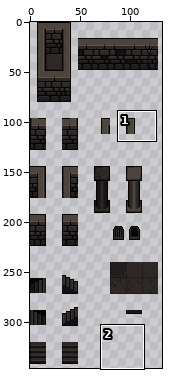
Edited in one commit: sprite sheet (Developpement/front/assets/img/map/AssetsDG.png). Above, an overview of the earlier version with the close-up marked.
Close-up. Before:
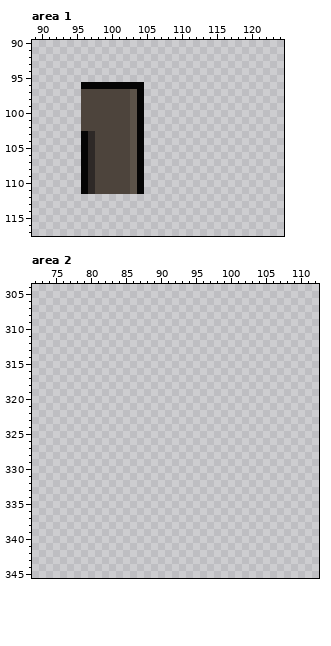
The file is 144x352 pixels. Colours within 5 levels of each other are drawn and written as one. Shown: area 1: x 89..124, y 90..117; area 2: x 72..112, y 304..345. The wide view leaves out empty margins.
After the commit:
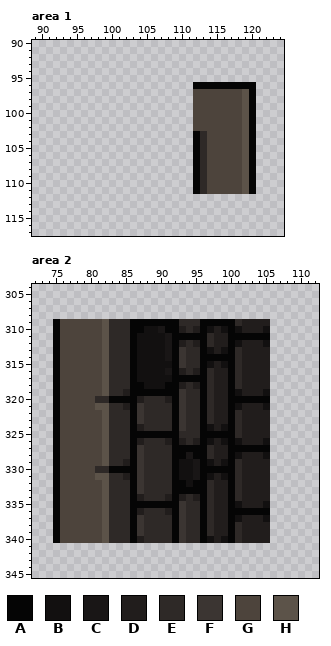
Palette (. is transparent): A #050505  B #121010  C #191616  D #211d1c  E #2e2927  F #3b3532  G #4d443c  H #5c5349
What changed:
Changed rows in their new state; - is an unchanged pixel.
Area 1:
first column x 96:
 96 .........-------AAAAAAAAA
 97 .........-------GGGGGGGHA
 98 .........-------GGGGGGGHA
 99 .........-------GGGGGGGHA
100 .........-------GGGGGGGHA
101 .........-------GGGGGGGHA
102 .........-------GGGGGGGHA
103 .........-------AEGGGGGHA
104 .........-------AEGGGGGHA
105 .........-------AEGGGGGHA
106 .........-------AEGGGGGHA
107 .........-------AEGGGGGHA
108 .........-------AEGGGGGHA
109 .........-------AEGGGGGHA
110 .........-------AEGGGGGHA
111 .........-------AEGGGGGHA
Area 2:
first column x 75:
309 AGGGGGGHEEEAAAAAAAEEEAAAAAEDDDD
310 AGGGGGGHEEEAABBCAADEDABDBABDDDB
311 AGGGGGGHEEEABBBBCAAAAAEDDAAAAAA
312 AGGGGGGHEEEABBBBCADEDAEDDABDDDB
313 AGGGGGGHEEEABBBBCAFEEABDBAEDDDD
314 AGGGGGGHEEEABBBBCAFEEAAAAAEDDDD
315 AGGGGGGHEEEABBBBBAFEEABDBAEDDDD
316 AGGGGGGHEEEABBBBCADEDAEDDAEDDDD
317 AGGGGGGHEEEABBBBBAAAAAEDDAEDDDD
318 AGGGGGGHEEEAABBBAADEDAEDDAEDDDD
319 AGGGGGGHEEDAAAAAAAFEEAEDDABDDDB
320 AGGGGGEEAAAADEEEDAFEEAEDDAAAAAA
321 AGGGGGHHEEDAFEEEEAFEEAEDDABDDDB
322 AGGGGGGHEEEAFEEEEAFEEAEDDAEDDDD
323 AGGGGGGHEEEAFEEEEAFEEAEDDAEDDDD
324 AGGGGGGHEEEADEEEEAFEEABDBAEDDDD
325 AGGGGGGHEEEAAAAAAAEEEAAAAAEDDDD
326 AGGGGGGHEEEADEEEDADEDABDBABDDDB
327 AGGGGGGHEEEAFEEEEAAAAAEDDAAAAAA
328 AGGGGGGHEEEAFEEEEAACAAEDDABDDDB
329 AGGGGGGHEEDAFEEEEABBCABDBAEDDDD
330 AGGGGGEEAAAAFEEEEABBCAAAAAEDDDD
331 AGGGGGHHEEDAFEEEEABBCABDBAEDDDD
332 AGGGGGGHEEEAFEEEEAABAAEDDAEDDDD
333 AGGGGGGHEEEAFEEEEAAAAAEDDAEDDDD
334 AGGGGGGHEEEADEEEDADEDAEDDAEDDDD
335 AGGGGGGHEEEAAAAAAAFEEAEDDABDDDB
336 AGGGGGGHEEEADEEEDAFEEAEDDAAAAAA
337 AGGGGGGHEEEAFEEEEAFEEAEDDABDDDB
338 AGGGGGGHEEEAFEEEEAFEEAEDDAEDDDD
339 AGGGGGGHEEEAFEEEEAFEEAEDDAEDDDD
340 AGGGGGGHEEEADEEEEAFEEABDBAEDDDD
Boxes around the changes in both close-ups, in picture pixels (x1, y1, x2, y2):
erased: (81, 82, 144, 194)
added: (193, 82, 256, 194)
added: (53, 319, 270, 543)
